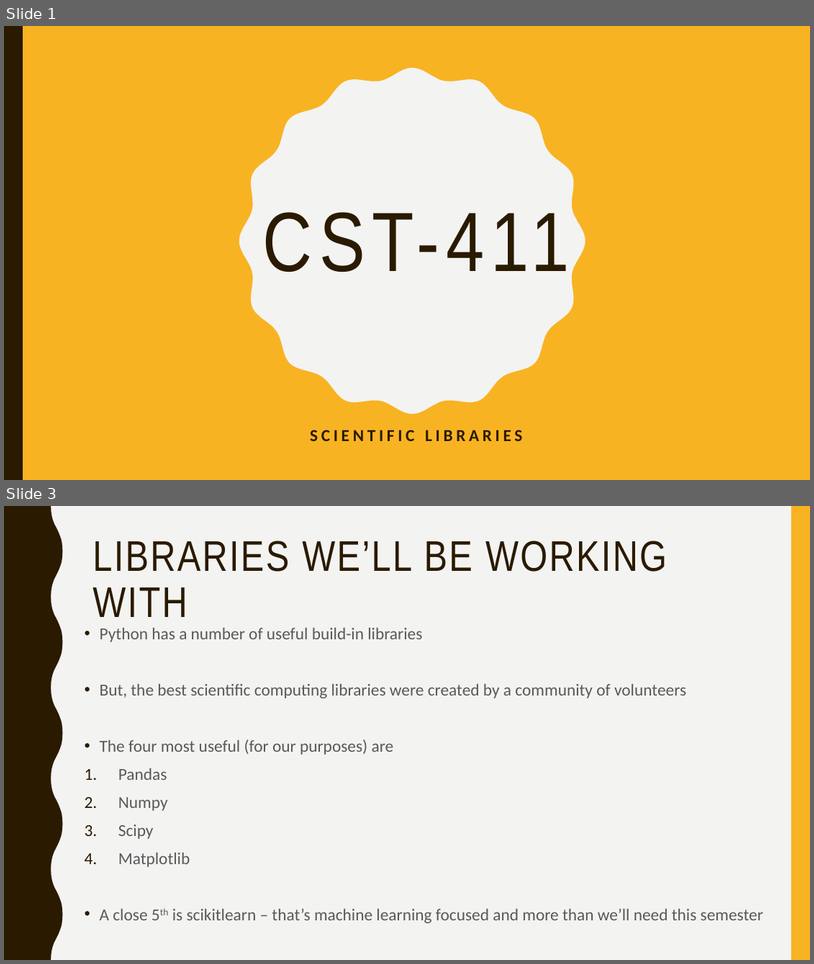
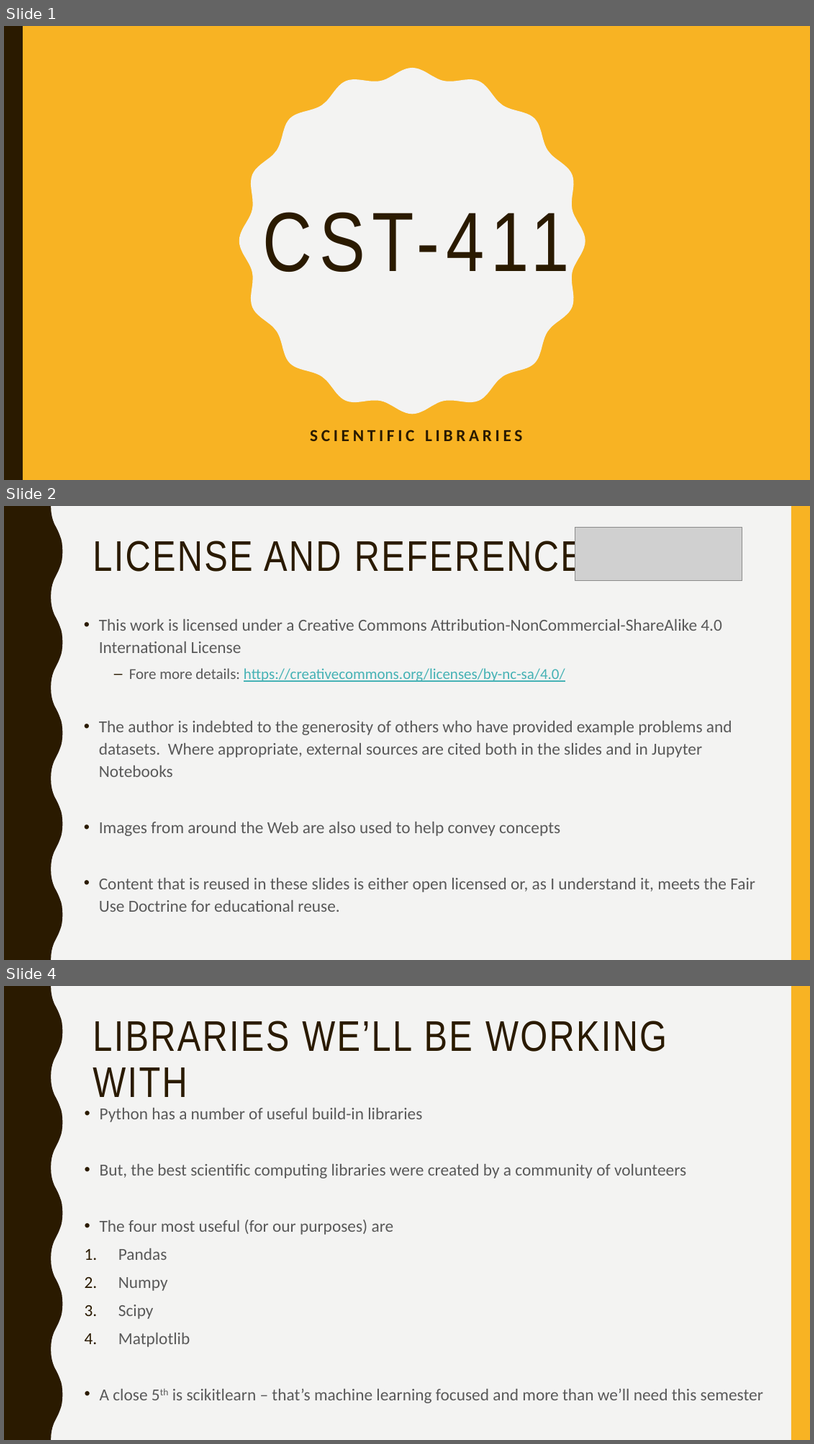
Before and after one commit to narock/scientific_computing_course, a slide deck: 02_Libraries/02_Scientific_Computing_Libs.pptx. Shown one above the other, each under a label of ours: slides 1 and 3 before the commit, slides 1, 2 and 4 after it; the slides between them are not shown. The pictures are 814x964 and 814x1444 pixels, drawn with LibreOffice and Linux fonts; fonts in the diff are those of the drawing; grey boxes stand for pictures. Boxes give left, top, right and bottom in pixels: in the first picture for what was removed or moved away, otherwise in the second. Text is boxed around its words. In the diff, an @@ line names an element or a change of style, - is before the commit and + after.

Commit message:
Updated slides with more license text

```diff
--- a/02_Libraries/02_Scientific_Computing_Libs.pptx
+++ b/02_Libraries/02_Scientific_Computing_Libs.pptx
@@ slide 2 added at (4, 506, 810, 960), background #F3F3F2; not listed: 2 template elements that a slide beside it also shows @@
@@ title added at (93, 536, 610, 579), 51 pt, text #2A1A00 @@
+LICENSE AND REFERENCES
@@ picture added at (576, 528, 743, 581) @@
@@ text added at (99, 619, 756, 911), 20 pt, text #595959 @@
+• This work is licensed under a Creative Commons Attribution-NonCommercial-ShareAlike 4.0 International License
+  – Fore more details: https://creativecommons.org/licenses/by-nc-sa/4.0/
+• The author is indebted to the generosity of others who have provided example problems and datasets. Where appropriate, external sources are cited both in the slides and in Jupyter Notebooks
+• Images from around the Web are also used to help convey concepts
+• Content that is reused in these slides is either open licensed or, as I understand it, meets the Fair Use Doctrine for educational reuse.
@@ what was slide 3 is now slide 4 @@
```
Also in this commit, not shown: 3 slides changed, 1 other file.
